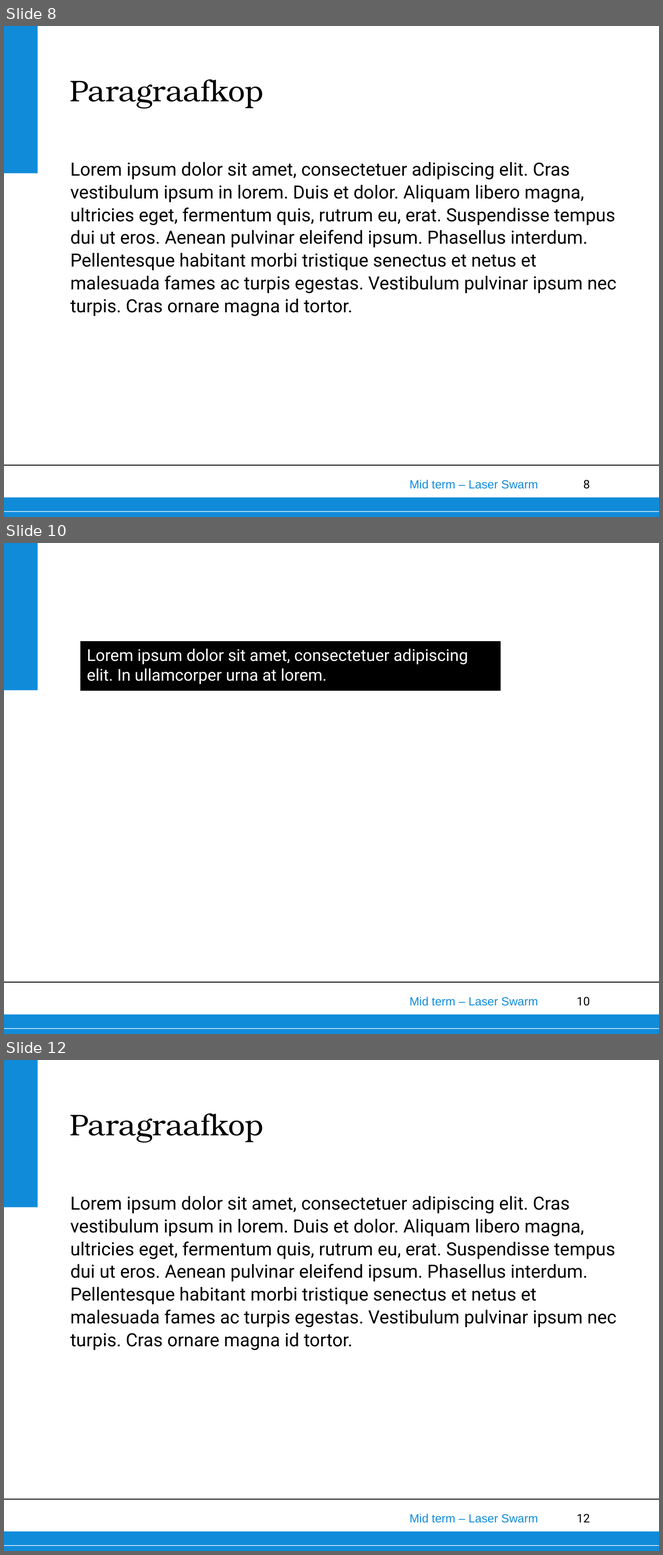
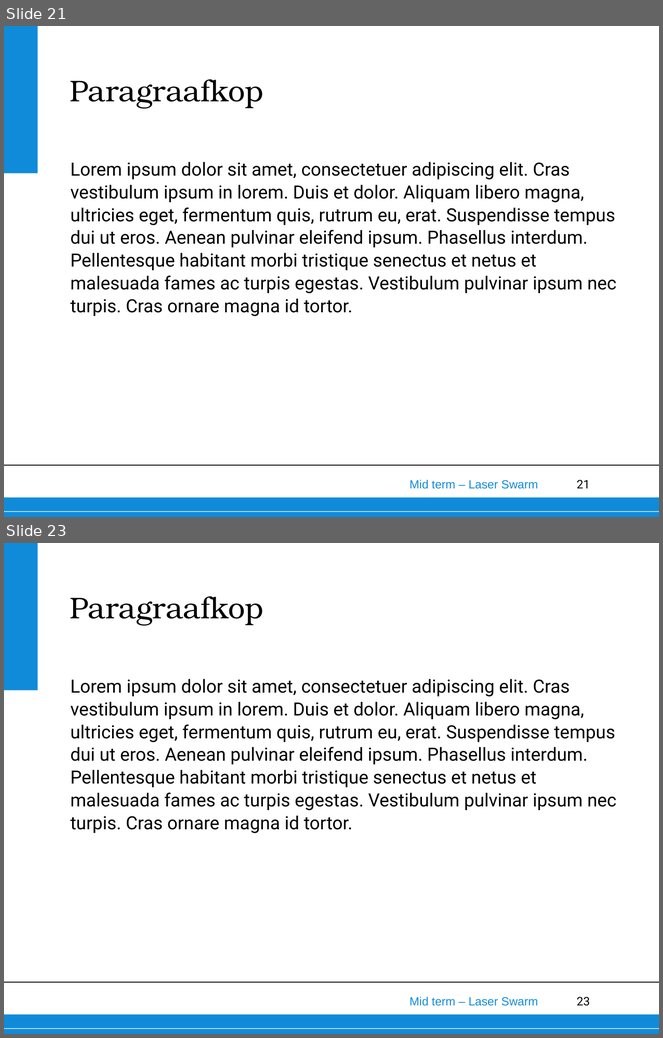
Before and after one commit to thewisenerd/laser-swarm, a slide deck: midTermPresentation/MidTermPresentation.ppt. Shown one above the other, each under a label of ours: slides 8, 10 and 12 before the commit, slides 21 and 23 after it; the slides between them are not shown. The pictures are 663x1555 and 663x1038 pixels, drawn with LibreOffice and Linux fonts; fonts in the diff are those of the drawing; background and template pictures are left out. Boxes give left, top, right and bottom in pixels: in the first picture for what was removed or moved away, otherwise in the second. Text is boxed around its words. In the diff, an @@ line names an element or a change of style, - is before the commit and + after.

```diff
--- a/midTermPresentation/MidTermPresentation.ppt
+++ b/midTermPresentation/MidTermPresentation.ppt
@@ slide 10 removed at bbox=[4, 543, 659, 1034], background picture (left out); not listed: 6 template elements that a slide beside it also shows @@
@@ rectangle removed at bbox=[80, 641, 501, 691] @@
-Lorem ipsum dolor sit amet, consectetuer adipiscing elit. In ullamcorper urna at lorem.
@@ line removed from (4, 982) to (659, 982) @@
@@ what was slide 8 is now slide 21 @@
@@ page number at bbox=[577, 480, 591, 489]: text changed @@
-8
+21
@@ what was slide 12 is now slide 23 @@
@@ page number at bbox=[577, 997, 591, 1006]: text changed @@
-12
+23
```
Also in this commit, not shown: 3 slides changed, 11 slides added, 3 other slides removed.
